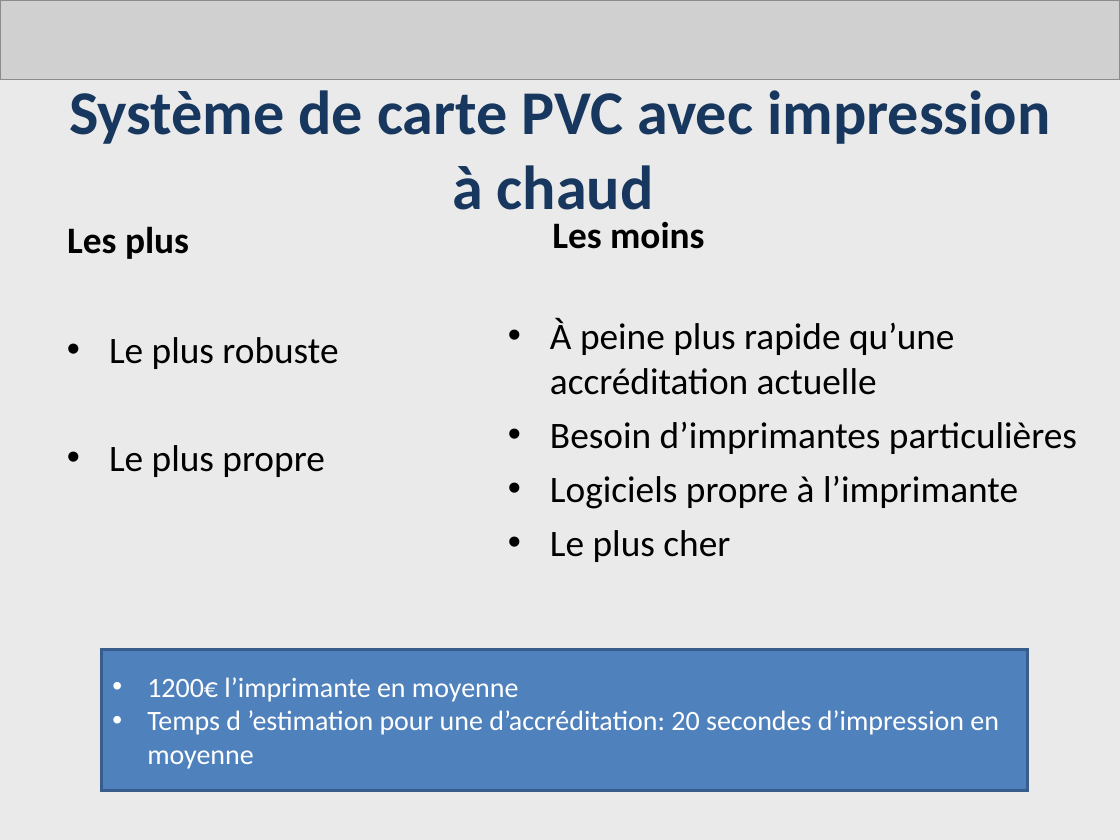
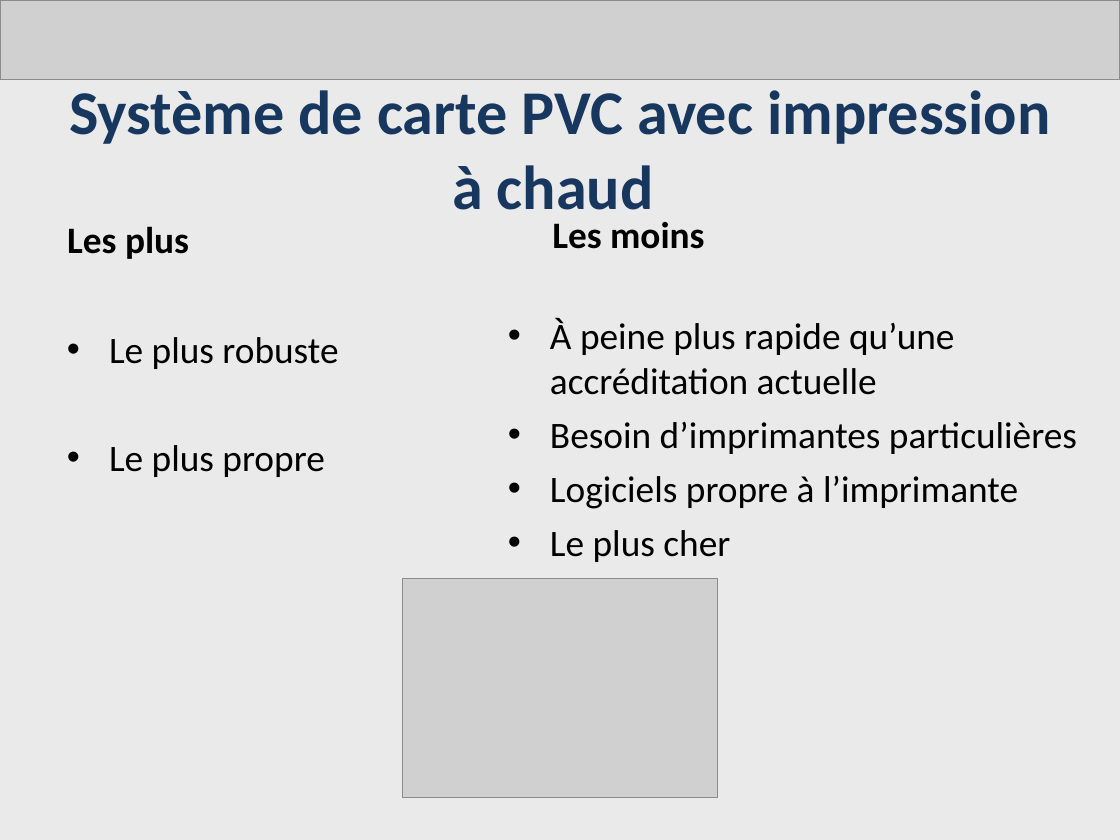
Before and after one commit to AdrienLombard/SimplePass, a slide deck: slide 5 of source/Système d'impression- Bilan intermédiaire - Version Adrien.ppt. Drawn at 1120x840 pixels with LibreOffice and Linux fonts; fonts in the diff are those of the drawing; grey boxes stand for pictures. Boxes give left, top, right and bottom in pixels: in the first picture for what was removed or moved away, otherwise in the second. Text is boxed around its words. In the diff, an @@ line names an element or a change of style, - is before the commit and + after.

```diff
--- a/source/Système d'impression- Bilan intermédiaire - Version Adrien.ppt
+++ b/source/Système d'impression- Bilan intermédiaire - Version Adrien.ppt
@@ picture added at box(403, 579, 718, 797) @@
@@ rectangle removed at box(101, 650, 1027, 791) @@
-• 1200€ l’imprimante en moyenne
-• Temps d ’estimation pour une d’accréditation: 20 secondes d’impression en moyenne
```
Also in this commit, not shown: 4 other slides changed, 1 other file.
